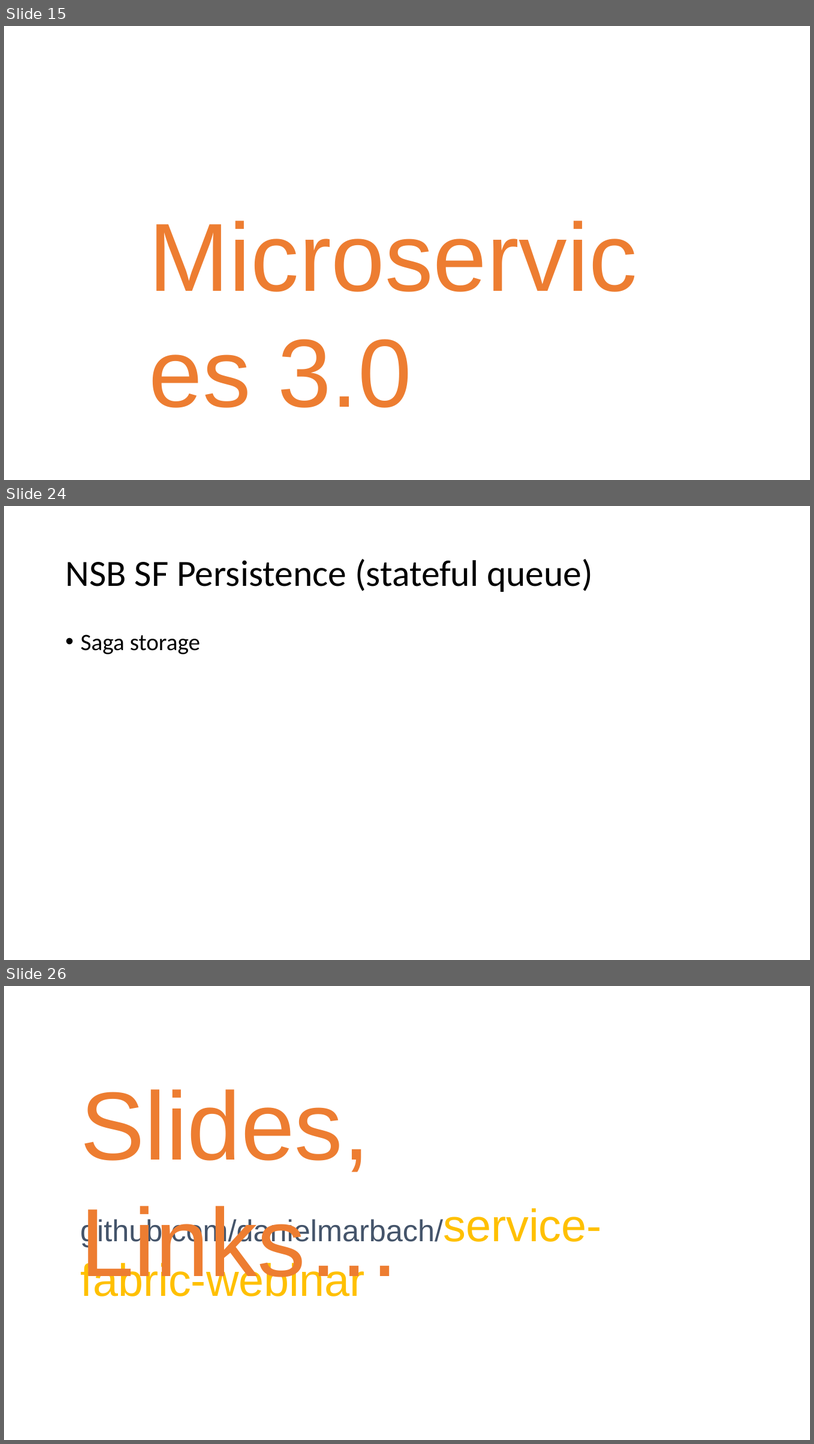
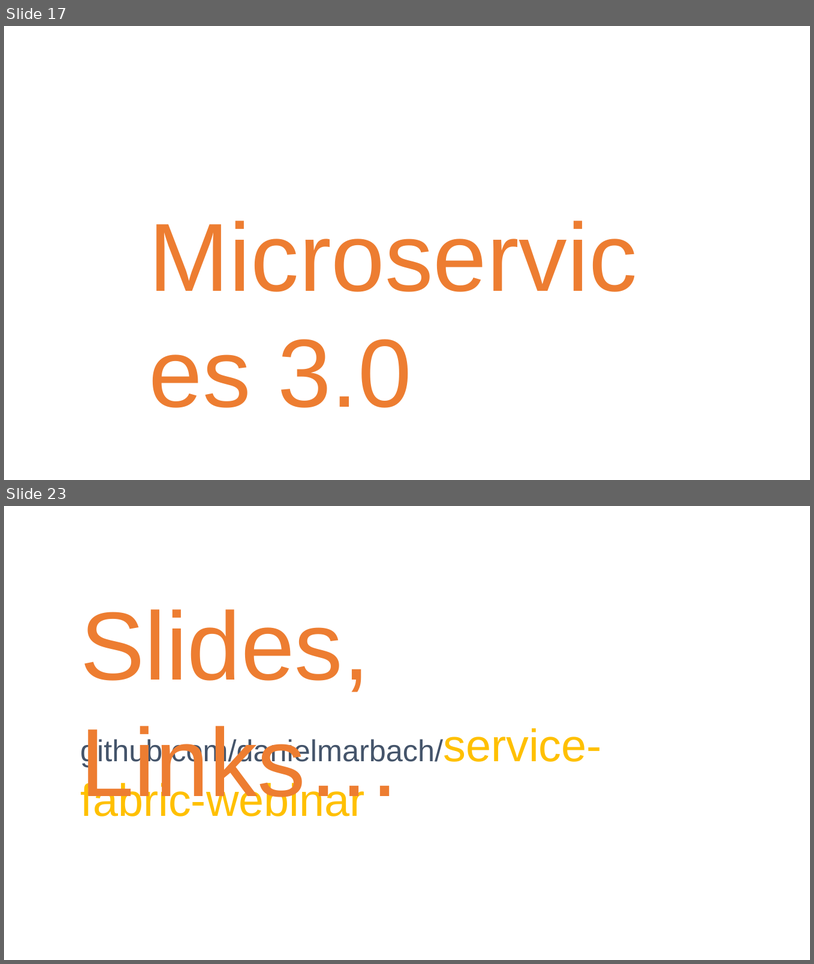
Before and after one commit to danielmarbach/service-fabric-webinar, a slide deck: Slides.pptx. Shown one above the other, each under a label of ours: slides 15, 24 and 26 before the commit, slides 17 and 23 after it; the slides between them are not shown. The pictures are 814x1444 and 814x964 pixels, drawn with LibreOffice and Linux fonts; fonts in the diff are those of the drawing. Boxes give left, top, right and bottom in pixels: in the first picture for what was removed or moved away, otherwise in the second. Text is boxed around its words. In the diff, an @@ line names an element or a change of style, - is before the commit and + after.

```diff
--- a/Slides.pptx
+++ b/Slides.pptx
@@ slide 24 removed at (4, 506, 810, 960), background #FFFFFF @@
@@ title removed at (65, 559, 593, 592) @@
-NSB SF Persistence (stateful queue)
@@ text removed at (81, 634, 200, 654) @@
-• Saga storage
@@ what was slide 15 is now slide 17 @@
@@ what was slide 26 is now slide 23 @@
```
Also in this commit, not shown: 7 slides added, 9 other slides removed, 1 other file.
